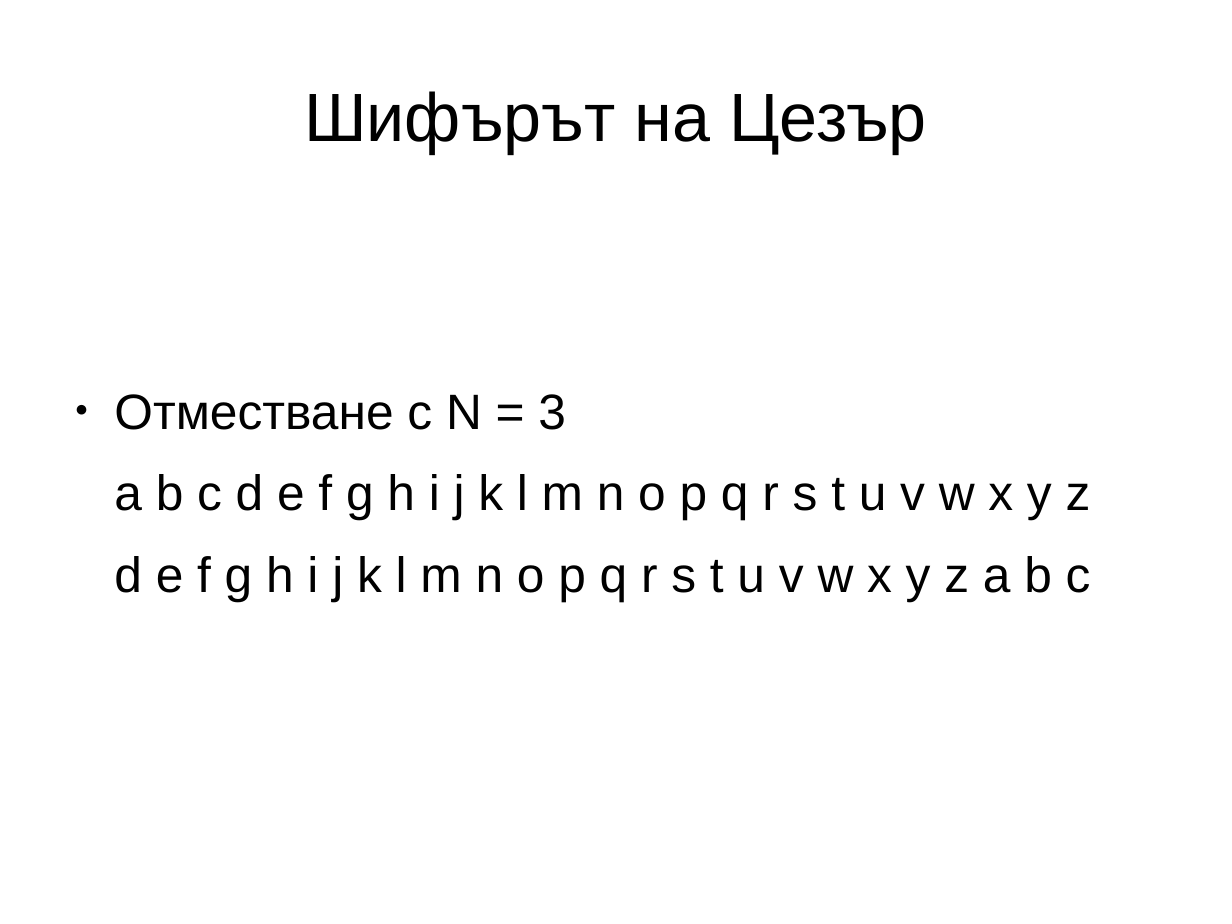
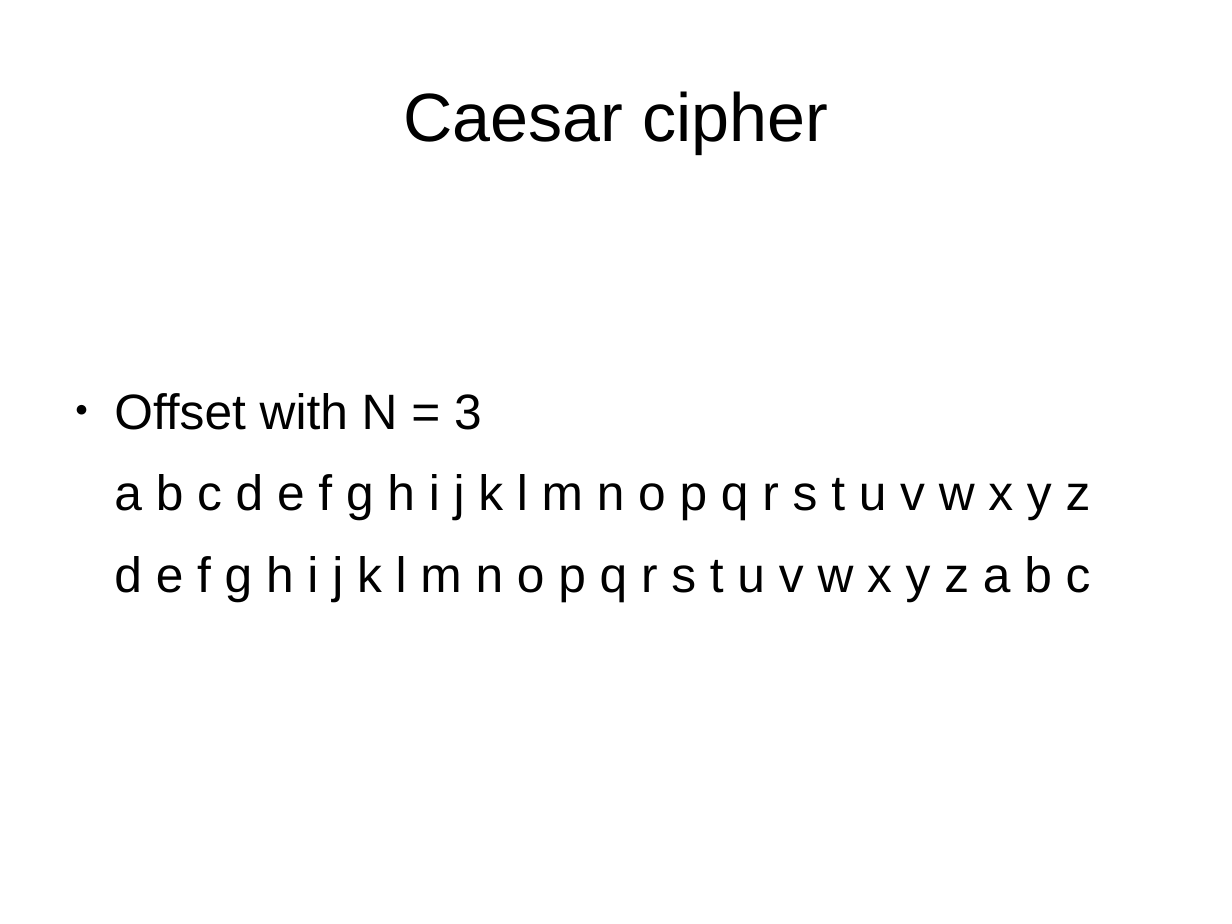
Before and after one commit to hackman/netsec1, a slide deck: slide 7 of presentations/cryptography.odp. Drawn at 1232x924 pixels with LibreOffice and Linux fonts; fonts in the diff are those of the drawing. Boxes give left, top, right and bottom in pixels: in the first picture for what was removed or moved away, otherwise in the second. Text is boxed around its words. In the diff, an @@ line names an element or a change of style, - is before the commit and + after.

```diff
--- a/presentations/cryptography.odp
+++ b/presentations/cryptography.odp
@@ title at (403, 91, 828, 153): text changed @@
-Шифърът на Цезър
+Caesar cipher
@@ text at (114, 393, 482, 430): text changed @@
-● Отместване с N = 3
+● Offset with N = 3
```
Also in this commit, not shown: 31 other slides changed, 8 slides added, 8 slides removed.
